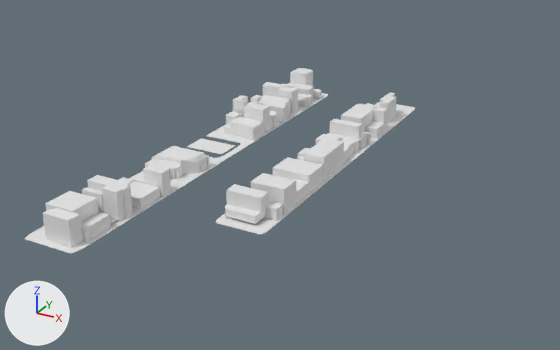
The Blender file Assets/BlenderFiles/City.blend, before and after one commit.
Before and after are seen from a 50 mm camera at (27.6, -130.2, 52.9) aimed at (-31.5, -22.7, -0.8). Arrows for +X, +Y and +Z are at lower left; the lights stay in place. The older version comes first.

Script lines for the objects in view, before the commit:
```python
me_cube_045 = bpy.data.meshes.new('Cube.045')
me_cube_045.from_pydata(...)  # 60 vertices, 57 faces; spans x -3.75..4.88, y -2.72..3.69, z -1.05..1.75
me_cube_045.materials.append(mat_material)  # white #e7e7e7
me_cube_047 = bpy.data.meshes.new('Cube.047')
me_cube_047.from_pydata(...)  # 38 vertices, 36 faces; spans x -2.61..3.36, y -2.41..1.86, z -1.3..1.3
me_cube_047.materials.append(mat_material)  # white #e7e7e7
me_cube_058 = bpy.data.meshes.new('Cube.058')
me_cube_058.from_pydata(...)  # 24 vertices, 22 faces; spans x -2.69..2.23, y -1.16..1.16, z -1.0..3.33
me_cube_058.materials.append(mat_material)  # white #e7e7e7
ob_cube_045 = bpy.data.objects.new('Cube.045', me_cube_045)
ob_cube_045.location = (-49.4, -27.7, 0.0)
ob_cube_047 = bpy.data.objects.new('Cube.047', me_cube_047)
ob_cube_047.location = (-47.3, -8.0, 0.3)
ob_cube_058 = bpy.data.objects.new('Cube.058', me_cube_058)
ob_cube_058.location = (-47.5, -58.1, 0.0)
# also in view: 'Cube.063' at (-45.6, -54.2, 0.0); 'Cube.056' at (-26.7, -33.6, 1.1); 'Cube.057' at (-47.9, -47.7, 1.4); 'Cube.017' at (-47.0, 9.2, 1.2); 'Cube.043' at (-47.0, -42.1, -0.1)
```
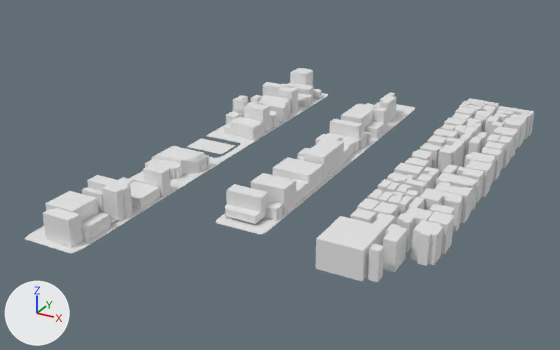
Where the newer file only moved an object's origin or applied its transform, the numbers keep the older frame.

What the commit changed:
Mesh me_eastofmenlo_001 is new.
It has 900 vertices, 1552 faces and spans x -12.4..1.7, y -47.5..21.8, z -1.2..3.4.
Object 'EastOfMenlo' (ob_eastofmenlo) is new; it shows me_eastofmenlo_001.
Its location is (0.0, 0.0, 0.0).

Where the change shows, as pixel boxes [x1, y1, x2, y2] in the pictures (560 x 350 px):
'EastOfMenlo', added
    after: [316, 98, 534, 282]
